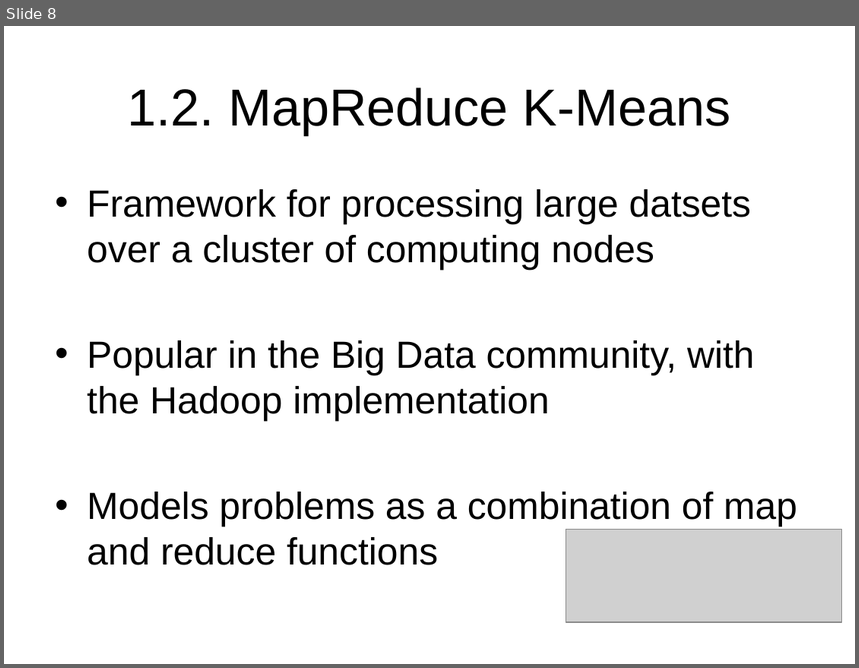
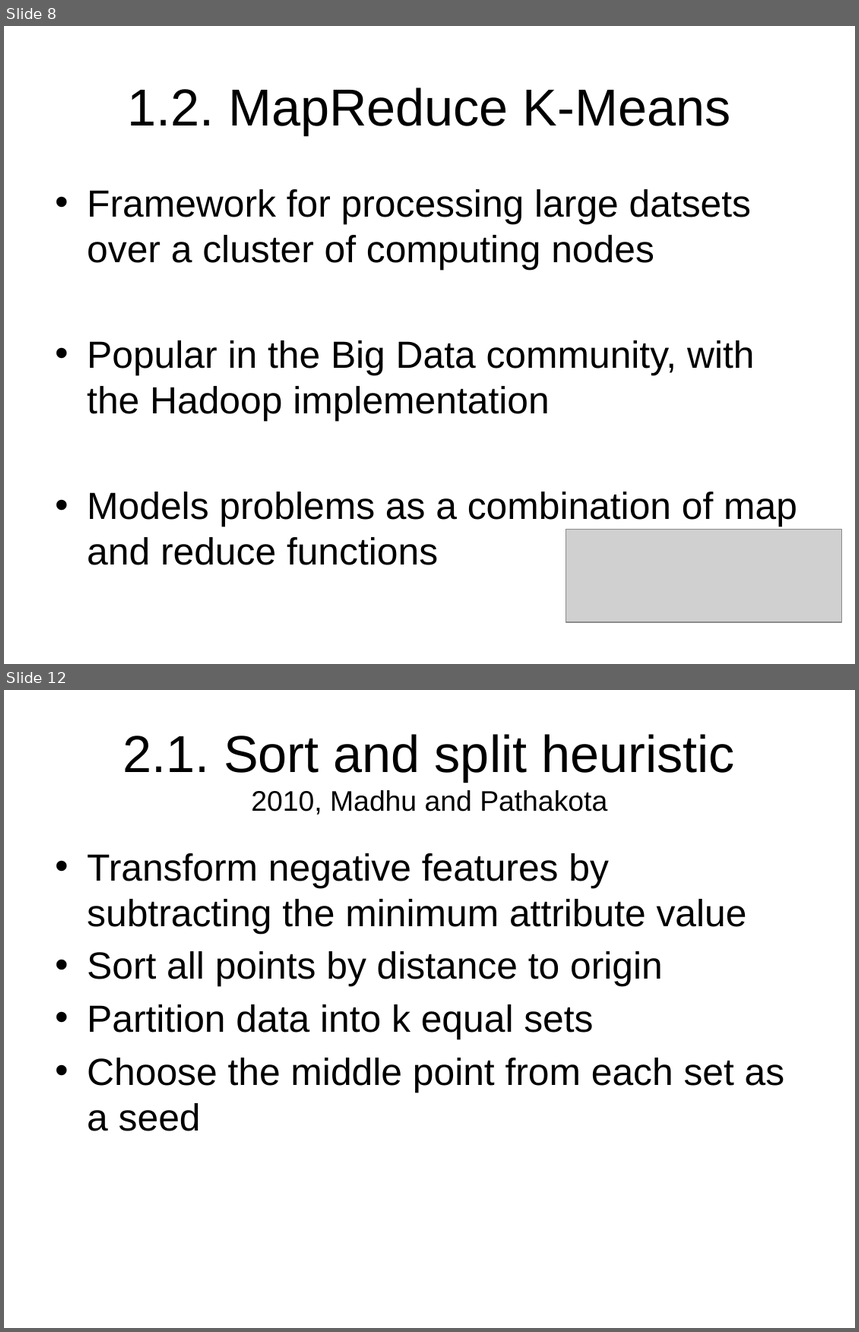
Before and after one commit to StefanSebastian/BeerReviewClustering, a slide deck: referate/amda/r1/presentation/presentation.pptx. Shown one above the other, each under a label of ours: slide 8 before the commit, slides 8 and 12 after it; the slides between them are not shown. The pictures are 859x668 and 859x1332 pixels, drawn with LibreOffice and Linux fonts; fonts in the diff are those of the drawing; grey boxes stand for pictures; background and template pictures are left out. Boxes give left, top, right and bottom in pixels: in the first picture for what was removed or moved away, otherwise in the second. Text is boxed around its words. In the diff, an @@ line names an element or a change of style, - is before the commit and + after.

```diff
--- a/referate/amda/r1/presentation/presentation.pptx
+++ b/referate/amda/r1/presentation/presentation.pptx
@@ slide 12 added at (x1=4, y1=690, x2=855, y2=1328), background picture (left out) @@
@@ title added at (x1=123, y1=734, x2=735, y2=815), 44 pt, text #000000 @@
+2.1. Sort and split heuristic
+2010, Madhu and Pathakota
@@ text added at (x1=87, y1=853, x2=785, y2=1132), 32 pt, text #000000 @@
+• Transform negative features by subtracting the minimum attribute value
+• Sort all points by distance to origin
+• Partition data into k equal sets
+• Choose the middle point from each set as a seed
```
Also in this commit, not shown: 2 slides changed, 11 other slides added.
